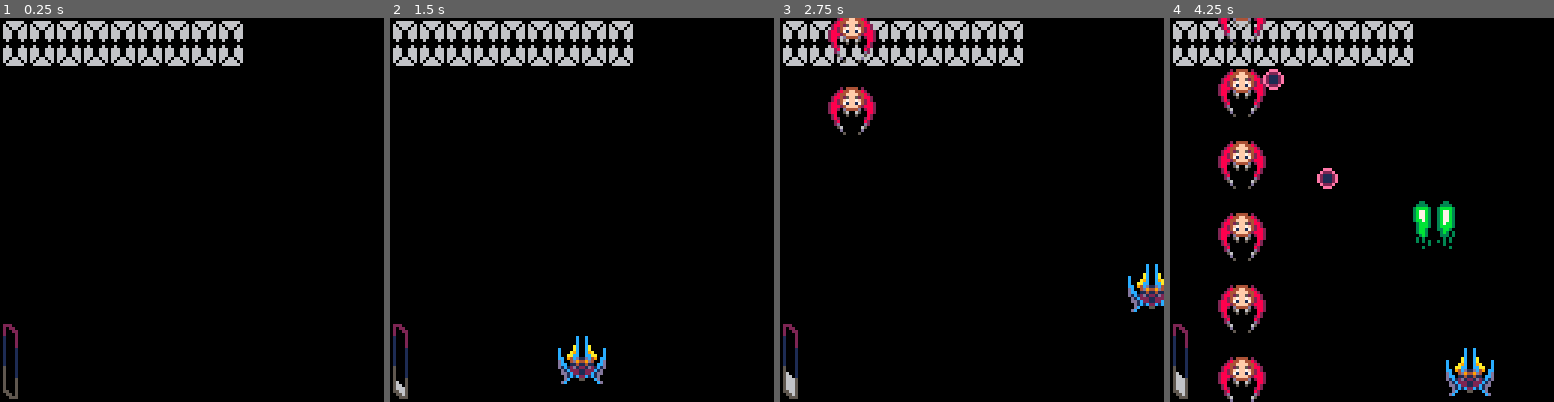
Above: before the commit, frames 1-4 (left to right).
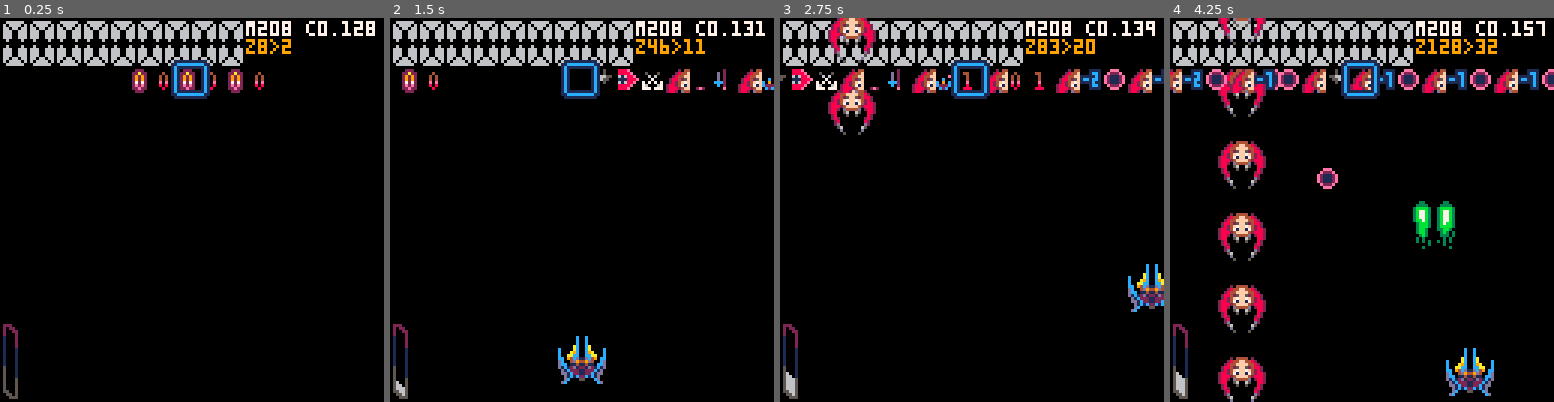
Above: after the commit, the same moments.

Repository: moechofe/pico8-mademoiselle-danmaku
Game: PICO-8 cartridge md.p8
The game is run twice, just before and just after one commit, with the same random seed, the same clock (stepped at 60 frames per second) and the same inputs.
Inputs:
- Up to frame 1 (0.25 s): no input
- Up to frame 2 (1.5 s): tap X (X key) at 0.33, 1.07 s; tap O (Z key) at 0.7 s
- Up to frame 3 (2.75 s): hold Right 1.6-2.1 s; tap O (Z key) at 1.7, 2.1, 2.5 s; tap X (X key) at 1.85 s; hold Up 2.15-2.42 s; hold Right from 2.47 s (still down)
- Up to frame 4 (4.25 s): tap O (Z key) every 0.4 s from 2.9 to 4.1 s; tap X (X key) at 2.97, 4.08 s; release Right at 3.03 s; hold Left 3.08-3.58 s; hold Down 3.63-3.97 s; hold Right from 4.02 s (still down)

The runs differ from the first frame. In frame 1, 2.3% of the frame differs, in the area x 34-98%, y 0-22%; in frame 2, 3.1%; in frame 3, 4.4%; in frame 4, 5.4%, in the area x 0-100%, y 0-22%.

Commit message:
change look of number 1

Diff:
--- a/md.p8
+++ b/md.p8
@@ -1379,7 +1379,7 @@
  rectfill(-64,0,64,127,0)
  scene()
 
- if false then -- debug
+ if true then -- debug
   print("m"..flr(stat(0)).." c"..flr(stat(1)*1000)/1000,18,1,7)
   print("z"..le.z..">"..flr(le.a),18,7,9)
   print(err,-57,122,8)
@@ -1441,21 +1441,21 @@
 7077770700000007707777000077770700000007007777077077770700000007707777070077770700000000005500500088088088008800077677001c100000
 0777777000000000077777700777777000000000077777700777777000000000077777700777777000000000000550500088088088008800076067001c100000
 0000000000000000000000000000000000000000000000000000000000000000000000000000000000000000000055500000000000000000000000001c100000
-02220000222220002222000022222000222220002222200002222000222220002222200022222000888888888888888888888888888888888888888812288990
-22a220002a9920002a9220002a9920002a2920002a99200022a920002a9920002a9920002a9920000000000000000000000000000000000000000000228899a0
-29292000222920002229200022292000292920002922200029222000222920002929200029292000888888288228828888802888800002882000288228899aa0
-2929200000292000222920000292200029292000299220002922200002292000229220002929200080880808800880880080088028000800800280088899aa70
-27272000002720002272200002272000277720002227200027772000027220002727200022772000008800088008808800000880080028008208800028899aa0
-2e2e2000002e20002e222000222e2000222e2000222e20002e2e200002e200002e2e2000222e20000088000880088088000008802800880088088000228899a0
-22e22000002e20002eee20002ee22000022e20002ee220002eee200002e2000022e220002ee22000008800088008808808000888800088008800820012288990
-02220000002220002222200022220000022220002222000022222000022200000222000022220000008800088888808888000880280088008800282000000000
+02220000222200002222000022222000222220002222200002222000222220002222200022222000888888888888888888888888888888888888888812288990
+22a220002a9200002a9220002a9920002a2920002a99200022a920002a9920002a9920002a9920000000000000000000000000000000000000000000228899a0
+29292000229200002229200022292000292920002922200029222000222920002929200029292000888888288228828888802888800002882000288228899aa0
+2929200002920000222920000292200029292000299220002922200002292000229220002929200080880808800880880080088028000800800280088899aa70
+27272000027200002272200002272000277720002227200027772000027220002727200022772000008800088008808800000880080028008208800028899aa0
+2e2e200022e220002e222000222e2000222e2000222e20002e2e200002e200002e2e2000222e20000088000880088088000008802800880088088000228899a0
+22e220002eee20002eee20002ee22000022e20002ee220002eee200002e2000022e220002ee22000008800088008808808000888800088008800820012288990
+02220000222220002222200022220000022220002222000022222000022200000222000022220000008800088888808888000880280088008800282000000000
 00000000000000000000000000000000000000000000000000000000000000000000000000000000008800088008808808000880088088008800028099989990
-00400000044400000440000004440000040400000444000000440000044400000444000004440000008800088008808800000880088088008800008899e8e990
-04040000000400000004000000040000040400000400000004000000000400000404000004040000008800088008808800000880088028008200008899808990
-0404000000040000000400000040000004040000044000000400000000040000004000000404000000880008800880880080088028000800800800829e808e90
-0e0e0000000e000000e00000000e00000eee0000000e00000eee000000e000000e0e000000ee0000028820288228828888802888800002882002882098888890
-080800000008000008000000000800000008000000080000080800000080000008080000000800000000000000000000000000000000000000000000e88088e0
-00800000000800000888000008800000000800000880000008880000008000000080000008800000888888888888888888888888888888888888888888888880
+00400000044000000440000004440000040400000444000000440000044400000444000004440000008800088008808800000880088088008800008899e8e990
+04040000004000000004000000040000040400000400000004000000000400000404000004040000008800088008808800000880088028008200008899808990
+0404000000400000000400000040000004040000044000000400000000040000004000000404000000880008800880880080088028000800800800829e808e90
+0e0e000000e0000000e00000000e00000eee0000000e00000eee000000e000000e0e000000ee0000028820288228828888802888800002882002882098888890
+080800000080000008000000000800000008000000080000080800000080000008080000000800000000000000000000000000000000000000000000e88088e0
+00800000088800000888000008800000000800000880000008880000008000000080000008800000888888888888888888888888888888888888888888888880
 00000000000000000000000000000000000000000000000000000000000000000000000000000000000000000000000000000000000000000000000000000000
 00000000008800000000000000002044000000000000000000000000005500000000000bbbbb35555112888215d5512200030000bbb3000000000dddd6888888
 0000000d08228800000000520002844f000000000000000000000000005d5500000000bbbbb3b355b88888215d55122200000000bbb3000000000d6d6d888822
@@ -1658,8 +1658,8 @@
 60706070607000000000000029092f831f22833171837071830b01830a01832a830a01830a01830a01810a010500002b082f811c3b092f0078836175837221830d0707040c06060b06060a06060d2e09090c05050b05050a050500082f1f73617072313a82003982003a82003982003a820039823f0f0e0d0c0b0a0100000000
 2a072f801c213c3c73607362780a070100082f29820a062f717974311f022e090000000000000000000000000000002a08083e05821f71798272310b82020b020a02002b062f09801c3c3c3c76730a07070708627022047376740100000000000000000000000a092d0909000000000000000000006070607060702f00787774
 00290906821c31820b070607820b0706070a0706070c070505010b070505010a07050501000000002907062f911c3c21737362700a04002f092b05833906832b05833906832b05833906830000000000293e0909311f7178607200930a03930a03930a03930a0300000000000000000000000000000000000000000000000000
-006070607060707f00090000000000000000080000000000070008285e39004f4f384e1f7279617321390a010b010000003a0000001c6174703b60710f02000060384e093b5e073a006f000000000000000000000000000000000000000000000000000000000000000000000000000000000000000000000000000000000000
-0000000000000000000000000000000000000000000000000000000000000000000000000000000000000000000000000000000000000000000000000000000000000000000000000000000000000000000000000000000000000000000000000000000000000000000000000000000000000000000000000000000000000000
+006070607060707f00090000000000000000080000000000070008285e39004f4f384e1f7279617321390a010b010000003a0000001c6174703b60710f02000060384e093b5e073a0000000000000000000000000000000000000000000000000000000000000000000000000000000000000000000000000000000000000000
+000000000000007f00090000000000000000000000000000000031331f717369790c01000000000000000000000000000000000000000000000000000000000000000000000000000000000000000000000000000000000000000000000000000000000000000000000000000000000000000000000000000000000000000000
 0000000000000000000000000000000000000000000000000000000000000000000000000000000000000000000000000000000000000000000000000000000000000000000000006f00000000000000000000000000000000000000000000000000000000000000000000000000000000000000000000000000000000000000
 0000000000000000000000000000000000000000000000000000000000000000000000000000000000000000000000000000000000000000000000000000000000000000000000000000000000000000000000000000000000000000000000000000000000000000000000000000000000000000000000000000000000000000
 0000000000000000000000000000000000000000000000000000000000000000000000000000000000000000000000000000000000000000000000000000000000000000000000000000000000000000000000000000000000000000000000000000000000000000000000000000000000000000000000000000000000000000
